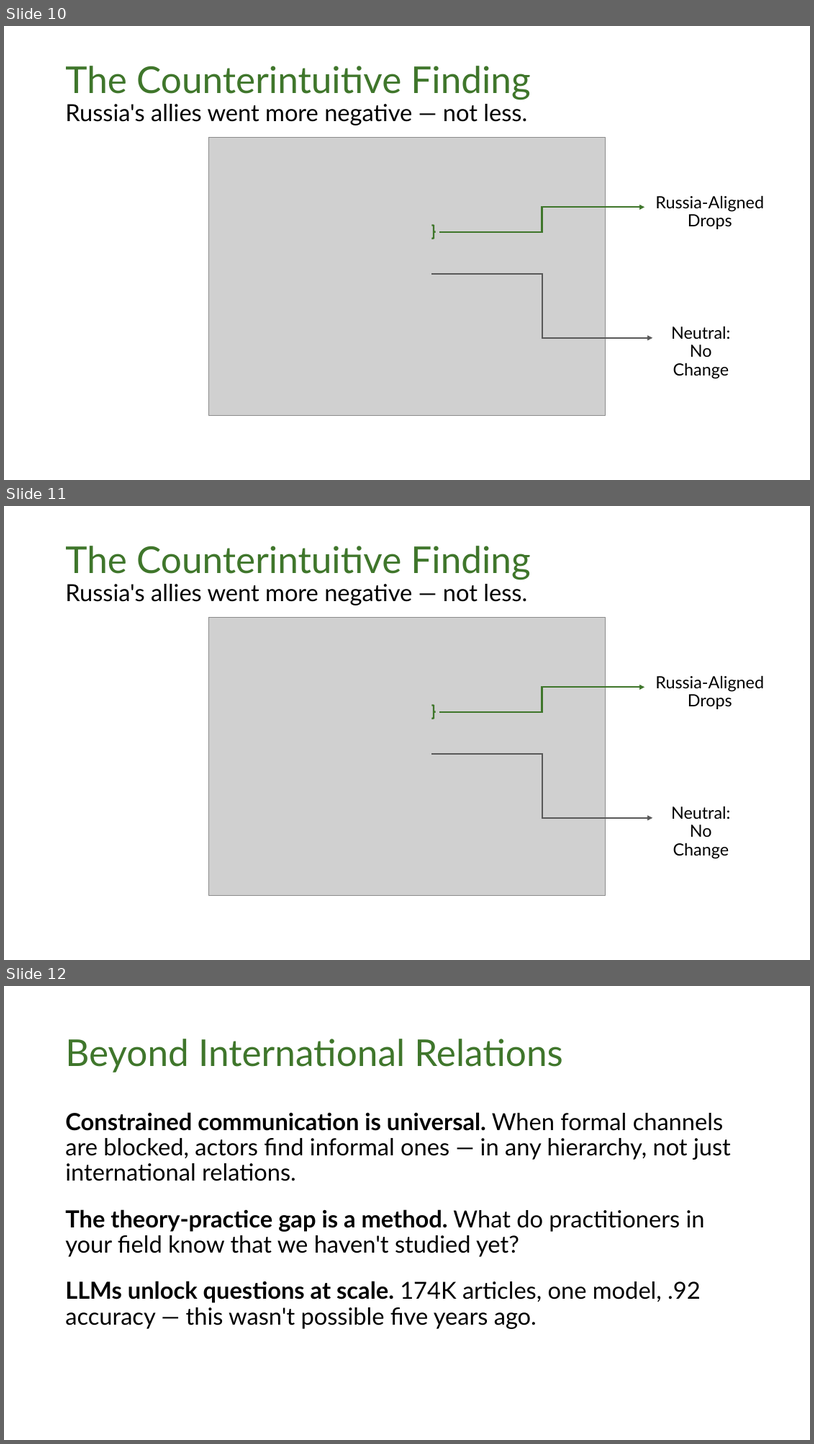
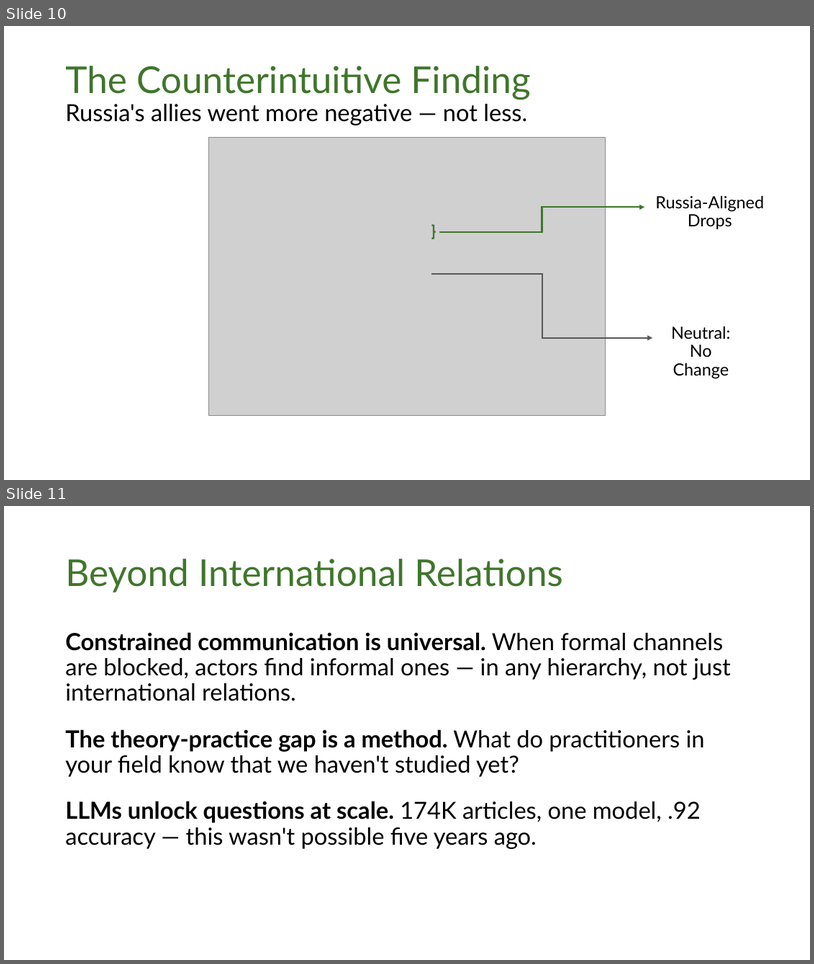
Before and after one commit to dmoratz/russia_sentiment_paper, a slide deck: writing/presentations/Moratz_2026_PGT.pptx. Shown one above the other, each under a label of ours: slides 10, 11 and 12 before the commit, slides 10 and 11 after it. The pictures are 814x1444 and 814x964 pixels, drawn with LibreOffice and Linux fonts; fonts in the diff are those of the drawing; grey boxes stand for pictures; background and template pictures are left out. Boxes give left, top, right and bottom in pixels: in the first picture for what was removed or moved away, otherwise in the second. Text is boxed around its words. In the diff, an @@ line names an element or a change of style, - is before the commit and + after.

```diff
--- a/writing/presentations/Moratz_2026_PGT.pptx
+++ b/writing/presentations/Moratz_2026_PGT.pptx
@@ slide 11 removed at (x1=4, y1=506, x2=810, y2=960), background picture (left out) @@
@@ title removed at (x1=65, y1=546, x2=530, y2=605) @@
-The Counterintuitive Finding
-Russia's allies went more negative — not less.
@@ picture removed at (x1=209, y1=618, x2=605, y2=895) @@
@@ text removed at (x1=656, y1=675, x2=764, y2=709) @@
-Russia-Aligned Drops
@@ elbow arrow removed from (440, 712) to (646, 687) @@
@@ right brace removed at (x1=432, y1=705, x2=436, y2=718) @@
@@ elbow arrow removed from (432, 754) to (653, 818) @@
@@ text removed at (x1=671, y1=806, x2=730, y2=859) @@
-Neutral: No Change
@@ what was slide 12 is now slide 11 @@
```
Also in this commit, not shown: 13 other files.
